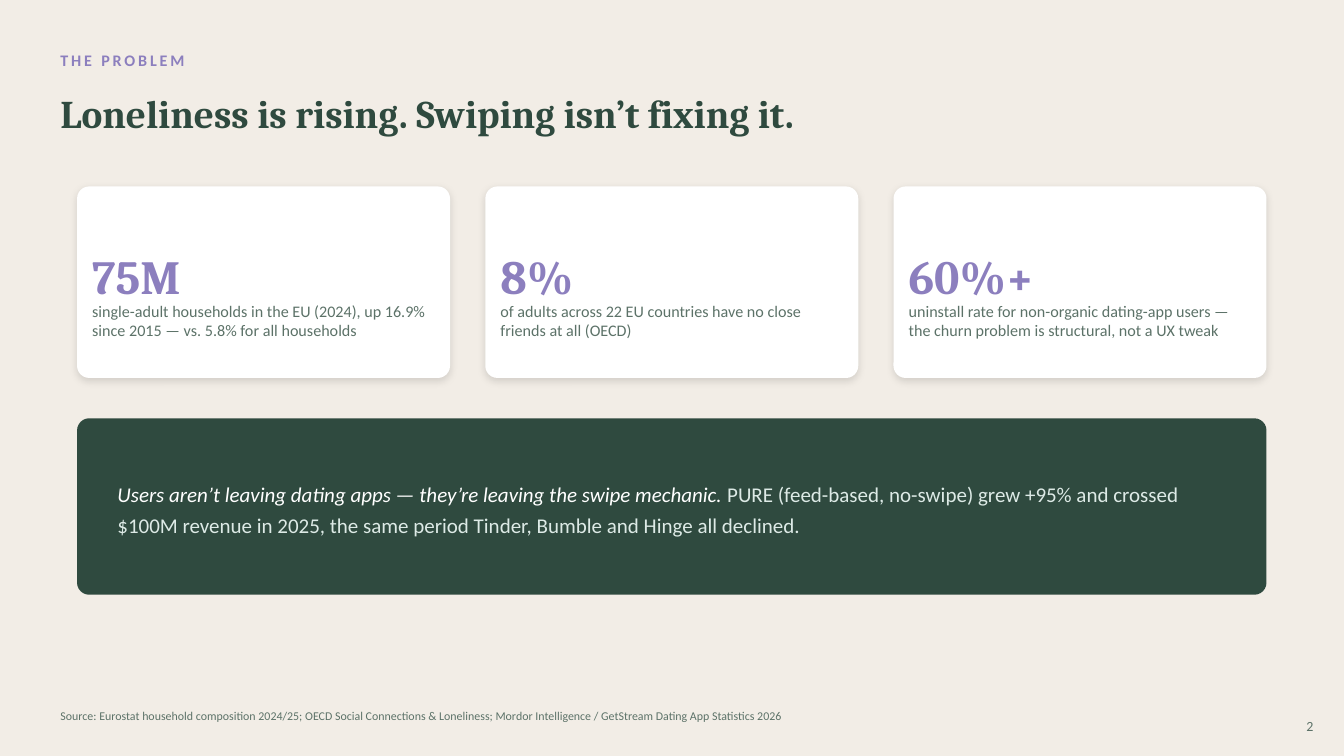
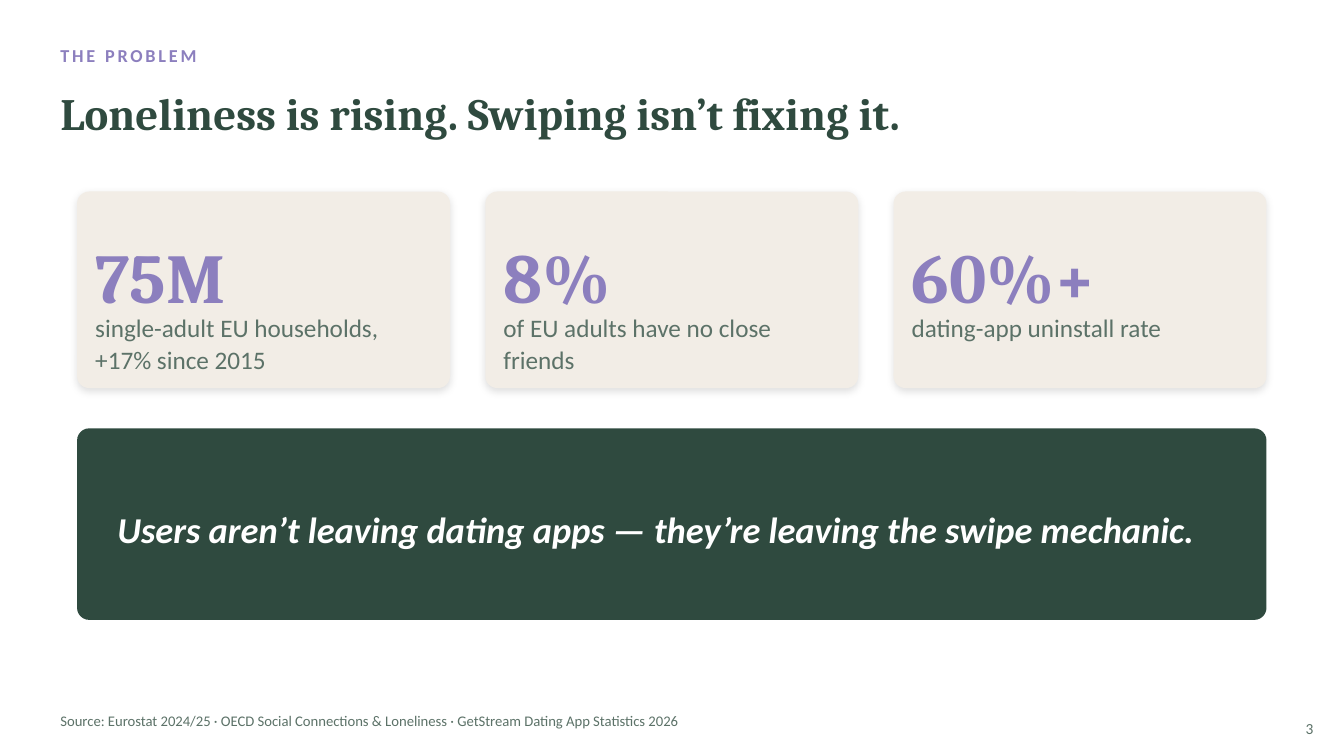
Before and after one commit to lou-PL-dev/anaphora_full_product_MVP, a slide deck: slide 3 of presentation.pptx (slide 2 before the commit). Drawn at 1344x756 pixels with LibreOffice and Linux fonts; fonts in the diff are those of the drawing. Boxes give left, top, right and bottom in pixels: in the first picture for what was removed or moved away, otherwise in the second. Text is boxed around its words. In the diff, an @@ line names an element or a change of style, - is before the commit and + after.

```diff
--- a/presentation.pptx
+++ b/presentation.pptx
@@ background #F2EDE6 to #FFFFFF @@
@@ text "THE PROBLEM" at [60, 50, 196, 62]: size 11.5 to 13 pt @@
@@ text "Loneliness is rising. Swiping isn’t ..." at [60, 98, 900, 140]: size 28 to 32 pt @@
@@ rounded rectangle: place and size @@
-rounded rectangle at [78, 187, 451, 378]
+rounded rectangle at [78, 192, 451, 388]
@@ size 34 to 50 pt in 3 elements at [503, 255, 610, 305], [912, 255, 1097, 305], [95, 256, 225, 304] @@
@@ rounded rectangle: place and size @@
-rounded rectangle at [486, 187, 859, 378]
+rounded rectangle at [486, 192, 859, 388]
@@ fill #FFFFFF to #F2EDE6; proportions changed in 3 elements at [78, 192, 451, 388], [486, 192, 859, 388], [894, 192, 1267, 388] @@
@@ rounded rectangle: place and size @@
-rounded rectangle at [894, 187, 1267, 378]
+rounded rectangle at [894, 192, 1267, 388]
@@ text at [95, 319, 378, 369]: text changed; size 11.5 to 18 pt @@
-single-adult households in the EU (2024), up 16.9% since 2015 — vs. 5.8% for all households
+single-adult EU households, +17% since 2015
@@ text at [503, 319, 771, 369]: text changed; size 11.5 to 18 pt @@
-of adults across 22 EU countries have no close friends at all (OECD)
+of EU adults have no close friends
@@ text removed at [909, 306, 1219, 339] @@
-uninstall rate for non-organic dating-app users — the churn problem is structural, not a UX tweak
@@ text added at [912, 319, 1161, 342], 18 pt, text #5C7268 @@
+dating-app uninstall rate
@@ rounded rectangle: place and size @@
-rounded rectangle at [78, 418, 1267, 595]
+rounded rectangle at [78, 429, 1267, 620]
@@ rounded rectangle at [78, 429, 1267, 620]: proportions changed @@
@@ text at [117, 517, 1194, 549]: text changed; size 15 to 26 pt; text colour #DDEAE6 to #FFFFFF; bold on; italic on @@
-Users aren’t leaving dating apps — they’re leaving the swipe mechanic. PURE (feed-based, no-swipe) grew +95% and crossed $100M revenue in 2025, the same period Tinder, Bumble and Hinge all declined.
+Users aren’t leaving dating apps — they’re leaving the swipe mechanic.
@@ text at [60, 716, 678, 729]: text changed; size 8.5 to 10.5 pt @@
-Source: Eurostat household composition 2024/25; OECD Social Connections & Loneliness; Mordor Intelligence / GetStream Dating App Statistics 2026
+Source: Eurostat 2024/25 · OECD Social Connections & Loneliness · GetStream Dating App Statistics 2026
@@ text removed at [1306, 722, 1313, 731] @@
-2
@@ text added at [1306, 724, 1314, 734], 11 pt, text #5C7268 @@
+3
```
Also in this commit, not shown: 3 other slides changed, 7 slides added, 6 slides removed.
